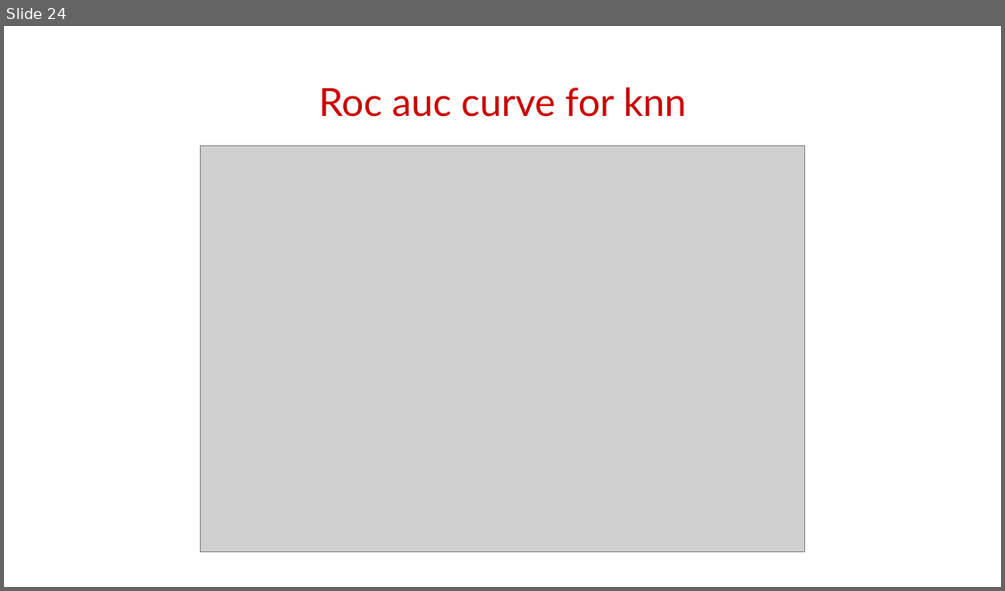
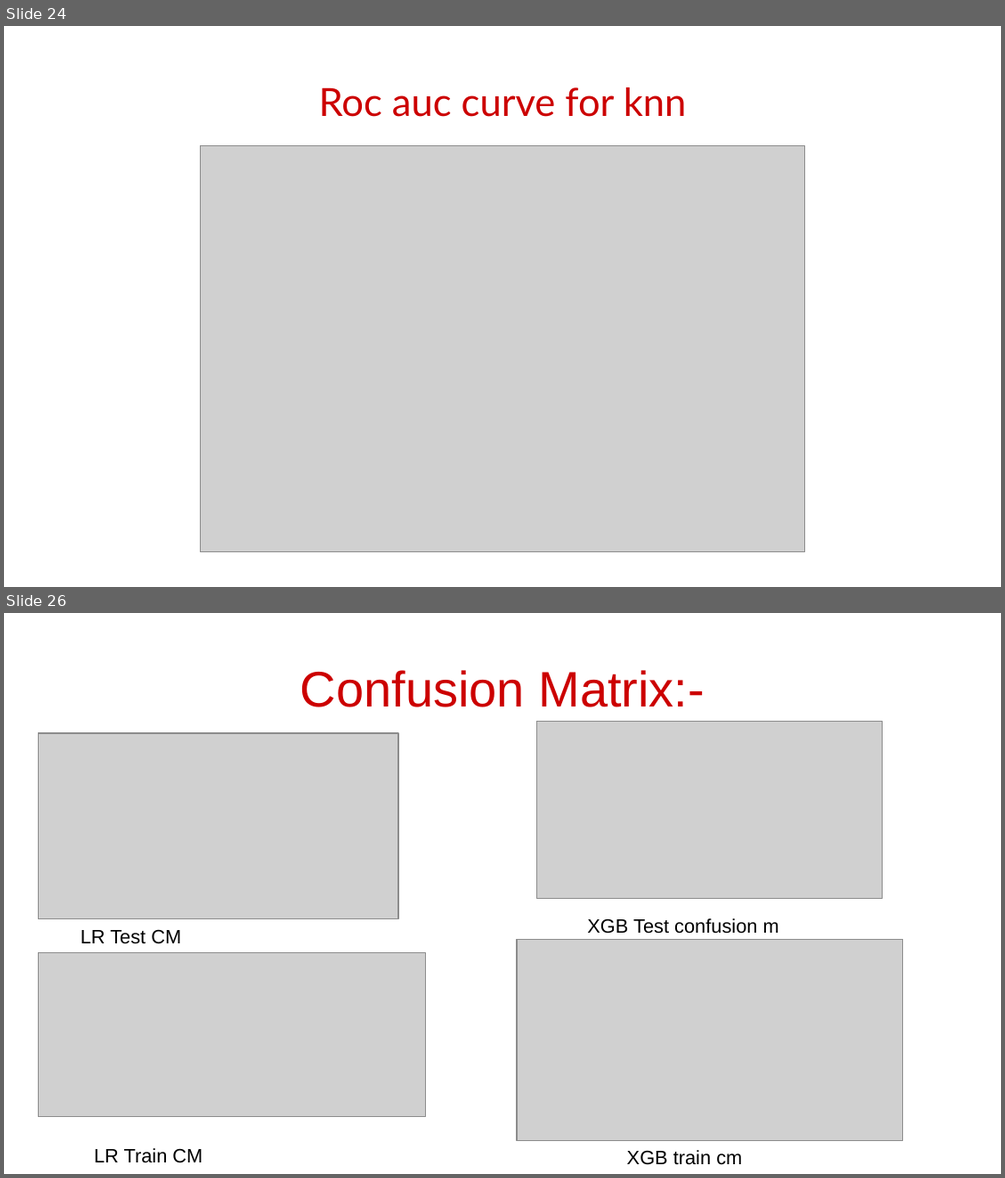
Before and after one commit to ameenattar92/Cardiovascular-Risk-Prediction, a slide deck: CapstoneProjectTemplate-210213-230632.pptx. Shown one above the other, each under a label of ours: slide 24 before the commit, slides 24 and 26 after it; the slides between them are not shown. The pictures are 1005x591 and 1005x1178 pixels, drawn with LibreOffice and Linux fonts; fonts in the diff are those of the drawing; grey boxes stand for pictures; background and template pictures are left out. Boxes give left, top, right and bottom in pixels: in the first picture for what was removed or moved away, otherwise in the second. Text is boxed around its words. In the diff, an @@ line names an element or a change of style, - is before the commit and + after.

```diff
--- a/CapstoneProjectTemplate-210213-230632.pptx
+++ b/CapstoneProjectTemplate-210213-230632.pptx
@@ slide 26 added at [4,613,1001,1174], background #FFFFFF @@
@@ title added at [300,670,704,707], 36 pt, text #CC0000 @@
+Confusion Matrix:-
@@ picture added at [38,734,397,920] @@
@@ picture added at [537,721,883,898] @@
@@ text added at [81,929,181,944], 14 pt, text #000000 @@
+LR Test CM
@@ text added at [587,918,779,933], 14 pt, text #000000 @@
+XGB Test confusion m
@@ picture added at [38,953,426,1118] @@
@@ picture added at [517,939,902,1140] @@
@@ text added at [94,1148,202,1163], 14 pt, text #000000 @@
+LR Train CM
@@ text added at [627,1150,742,1165], 14 pt, text #000000 @@
+XGB train cm
```
Also in this commit, not shown: 2 other slides added.
